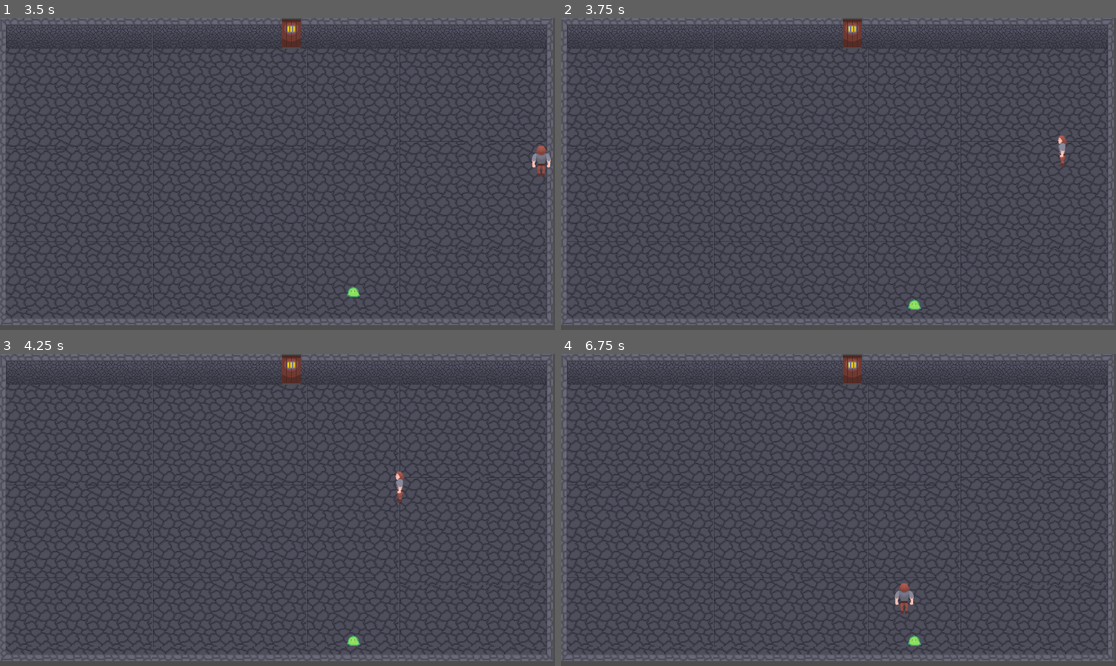
Above: before the commit, frames 1-4 (two rows, left to right).
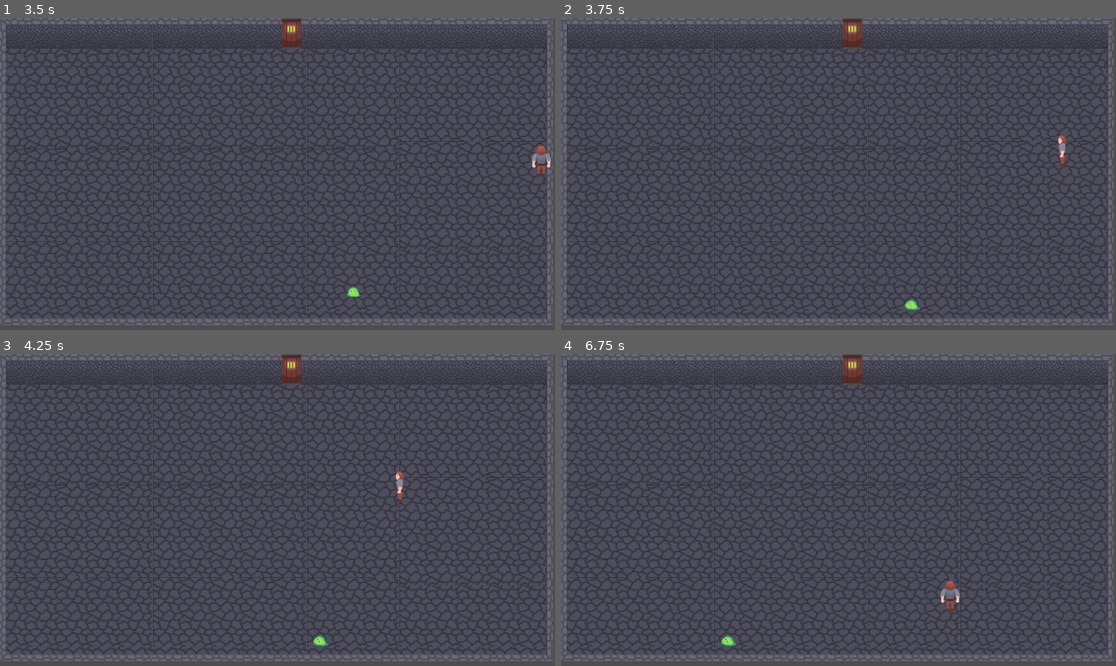
Above: after the commit, the same moments.

Repository: EsderJ10/proyecto-lqs
Game: Godot game, scene res://Scenes/test_room.tscn
The game is run twice, just before and just after one commit, with the same random seed, the same clock (stepped at 60 frames per second) and the same inputs.
Inputs:
- Up to frame 1 (3.5 s): hold Right (move_right) 0.53-1.28 s; hold Down (move_down) 1.28-2.03 s; hold Right (move_right) 2.03-2.78 s; hold Up (move_up) from 2.78 s (still down)
- Up to frame 2 (3.75 s): release Up (move_up) at 3.53 s; hold Left (move_left) from 3.53 s (still down)
- Up to frame 3 (4.25 s): keep holding Left (move_left)
- Up to frame 4 (6.75 s): release Left (move_left) at 5.03 s; hold Down (move_down) 5.03-5.78 s; hold Right (move_right) 5.78-6.53 s; hold Up (move_up) from 6.53 s (still down)

Frame 1 is identical in both runs. In frame 2, less than 0.1% of the frame differs, in the area x 61-65%, y 90-94%; in frame 3, 0.1%; in frame 4, 0.5%, in the area x 28-72%, y 72-94%.

Commit message:
First working approach to Enemy implementation #8

Diff:
--- a/Scripts/Enemies/enemy.gd
+++ b/Scripts/Enemies/enemy.gd
@@ -16,29 +16,27 @@
 
 	match current_dir:
 		Direction.UP:
-			motion = Vector2(0, -1)
+			motion = Vector2.UP
 			animated_sprite.play("up")
 		Direction.DOWN:
-			motion = Vector2(0, 1)
+			motion = Vector2.DOWN
 			animated_sprite.play("down")
 		Direction.LEFT:
-			motion = Vector2(1, 0)
+			motion = Vector2.LEFT
 			animated_sprite.play("left")
 		Direction.RIGHT:
-			motion = Vector2(-1, 0)
+			motion = Vector2.RIGHT
 			animated_sprite.play("right")
 
 	if not animated_sprite.is_playing():
 		animated_sprite.play()
 
-	var movement: Vector2 = motion * speed
+	var movement: Vector2 = motion * speed * delta
 
-	if (get_slide_collision_count() > 0):
-		print(get_slide_collision_count())
-		var new_dir: int = randi() % 4
-		print(new_dir)
-		while new_dir == int(current_dir):
-			new_dir = randi() % 4
-			current_dir = new_dir
+	var collision = move_and_collide(movement)
 
-	move_and_collide(movement * delta)
+	if collision:
+		var new_dir: int = randi_range(0,3)
+		while new_dir == current_dir:
+			new_dir = randi_range(0,3)
+		current_dir = Direction.values()[new_dir]
